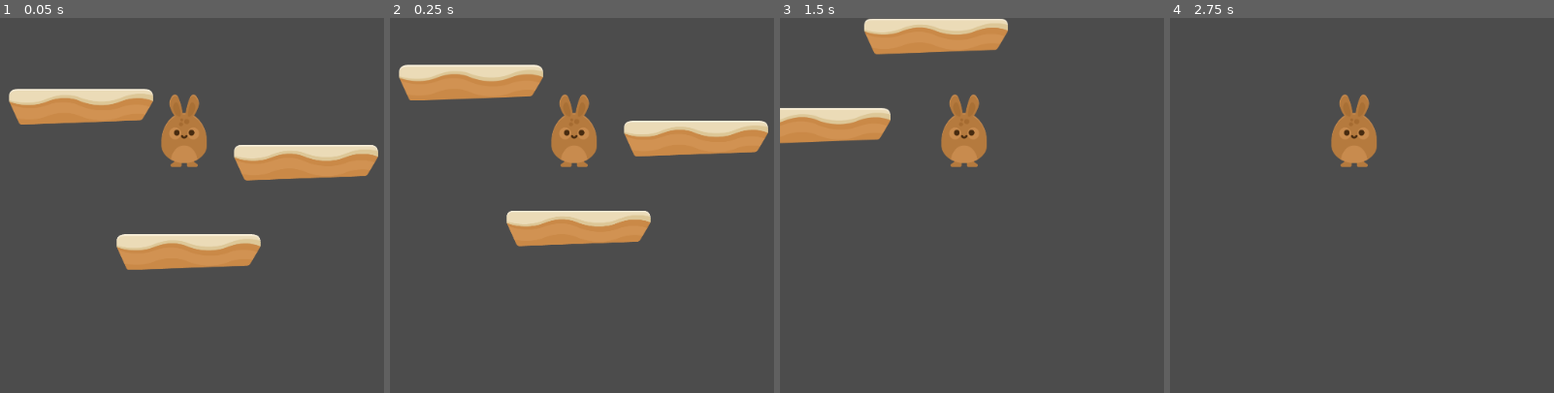
Above: before the commit, frames 1-4 (left to right).
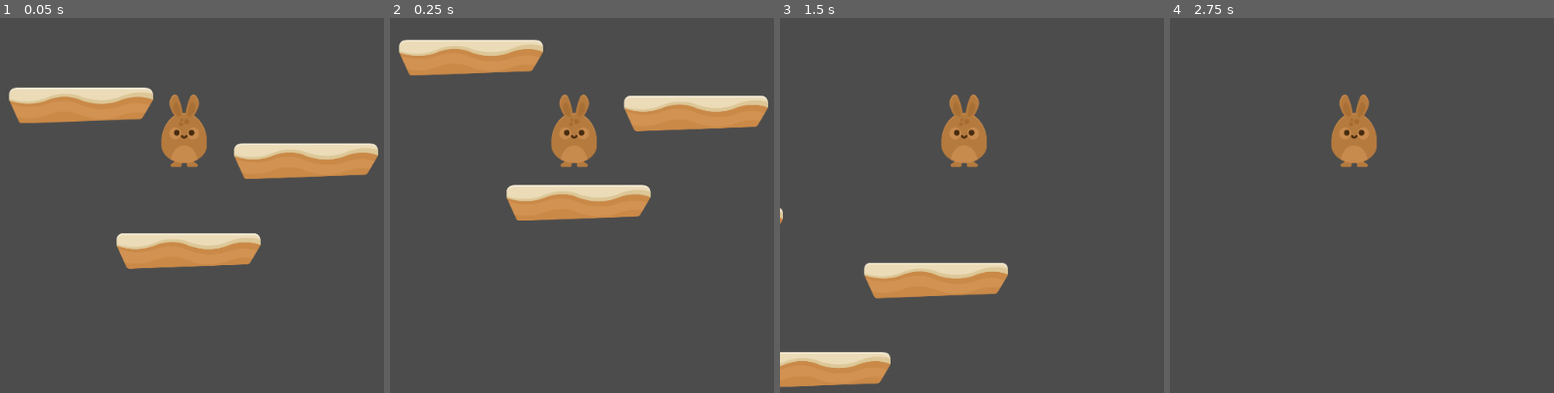
Above: after the commit, the same moments.

Repository: gguzman89/mariojumpi
Game: Godot game, scene res://main.tscn
Two runs of this game, one before a commit and one after it. Both use one fixed random seed, a clock stepped at 60 frames per second and the inputs below.
Inputs:
- Up to frame 1 (0.05 s): no input
- Up to frame 2 (0.25 s): no input
- Up to frame 3 (1.5 s): hold Up (ui_up) 0.53-1.28 s; hold Right (ui_right) from 0.53 s (still down); tap Up (ui_up) at 1.35 s
- Up to frame 4 (2.75 s): tap Up (ui_up) at 1.52, 1.82 s; release Right (ui_right) at 2.03 s; hold Left (ui_left) from 2.03 s (still down); hold Up (ui_up) from 2.03 s (still down)

The runs differ from the first frame. In frame 1, 2.2% of the frame differs, in the area x 2-99%, y 18-68%; in frame 2, 17%, in the area x 2-99%, y 5-61%; in frame 3, 11%; in frame 4, nothing differs.

Commit message:
fix just_press

Diff:
--- a/Player/jumpi.gd
+++ b/Player/jumpi.gd
@@ -2,20 +2,18 @@
 
 const ACCEL = 1500
 const MAX_SPEED = 500
-const FRICTION = -500
+const FRICTION = -500 #
 
-const GRAVITY = 2000
-#export (int) var JUMP_SPEED = 5000
+const GRAVITY = 4000
+const JUMP_SPEED = -1500
 
 var acc = Vector2()
 var vel = Vector2()
 
 func _ready():
 	set_physics_process(true)
-	#pass
 
 func _physics_process(delta):
-	#acc.x = Vector2.ZERO.x
 	acc.y = GRAVITY
 
 	if Input.is_action_pressed("ui_right"):
@@ -29,7 +27,9 @@
 	if acc.x == 0:
 		acc.x = vel.x * FRICTION * delta
 
+	if Input.is_action_pressed("ui_up") and is_on_floor():
+		vel.y = JUMP_SPEED
+
 	vel += acc * delta
-	# vel.y += acc.y
 	vel.x = clamp(vel.x, -MAX_SPEED, MAX_SPEED)
 	vel = move_and_slide(vel, Vector2.UP)
